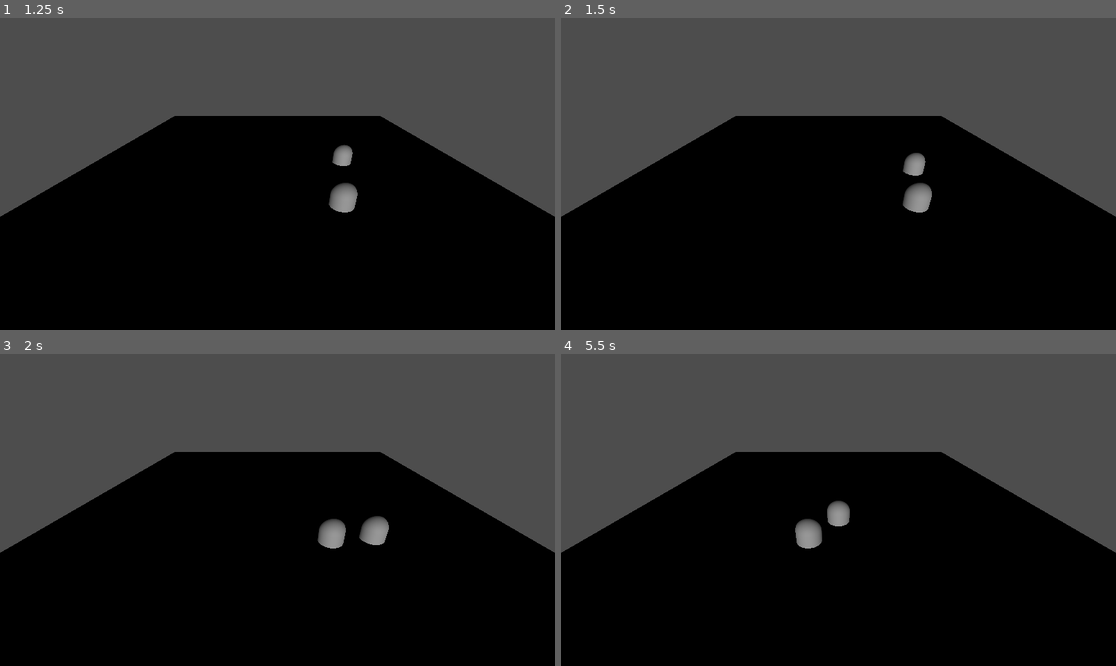
Above: before the commit, frames 1-4 (two rows, left to right).
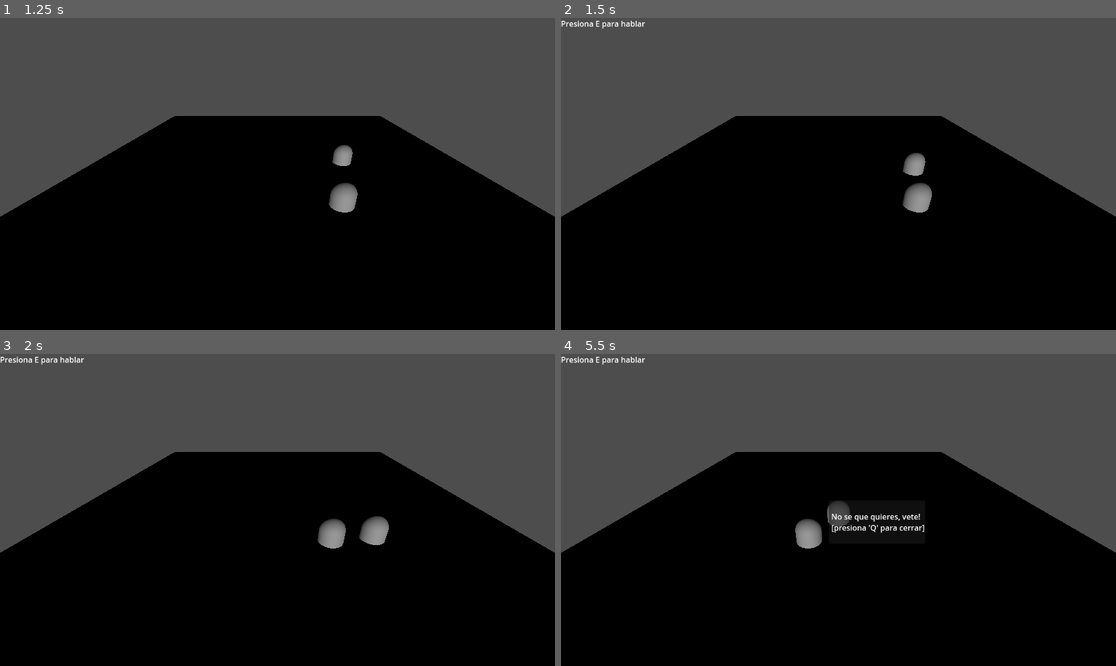
Above: after the commit, the same moments.

Repository: Sanspeen/3d-game-godot
Game: Godot game, scene res://main.tscn
Two runs of this game, one before a commit and one after it. Both use one fixed random seed, a clock stepped at 60 frames per second and the inputs below. The project has no main scene, so this scene is started directly.
Inputs:
- Up to frame 1 (1.25 s): hold Right (ui_right) from 0.53 s (still down); tap Q (close_interact, bound only after the commit) at 0.6 s; tap E (interact, bound only after the commit) at 0.8 s
- Up to frame 2 (1.5 s): release Right (ui_right) at 1.28 s; hold Down (ui_down) from 1.28 s (still down); tap E (interact, bound only after the commit) at 1.35 s
- Up to frame 3 (2 s): keep holding Down (ui_down); tap Q (close_interact, bound only after the commit) at 1.55 s
- Up to frame 4 (5.5 s): tap E (interact, bound only after the commit) at 2, 2.3, 2.85, 3.8, 4.35, 5.3 s; release Down (ui_down) at 2.03 s; hold Right (ui_right) 2.03-2.78 s; tap Q (close_interact, bound only after the commit) at 2.1, 3.05, 3.6, 4.55, 5.1 s; hold Up (ui_up) 2.78-3.53 s; hold Left (ui_left) 3.53-5.03 s; hold Down (ui_down) from 5.03 s (still down)

Frame 1 is identical in both runs. In frame 2, 0.2% of the frame differs, in the area x 0-16%, y 0-4%; in frame 3, 0.2%; in frame 4, 0.8%, in the area x 0-66%, y 0-58%.

Commit message:
feat: Implemented interaction with NPC and close dialog

Diff:
--- /dev/null
+++ b/main.gd
@@ -0,0 +1,22 @@
+extends Node3D
+
+var can_talk = false
+@onready var prompt = $InteractWithNPC/TalkPrompt
+@onready var dialogue_panel = $UI/DialoguePanel
+@onready var dialogue_label = $UI/DialoguePanel/RichTextLabel
+
+
+func _ready():
+	var npc_area = $NPC/Area3D
+	npc_area.connect("player_entered", _on_player_near)
+	npc_area.connect("player_exited", _on_player_leave)
+	dialogue_panel.visible = false
+	prompt.visible = false
+
+func _on_player_near():
+	prompt.visible = true
+	can_talk = true
+
+func _on_player_leave():
+	prompt.visible = false
+	can_talk = false
--- a/main.tscn
+++ b/main.tscn
@@ -1,8 +1,10 @@
-[gd_scene load_steps=10 format=3 uid="uid://slpcglntmrx4"]
+[gd_scene load_steps=13 format=3 uid="uid://slpcglntmrx4"]
 
 [ext_resource type="Script" uid="uid://bdn2pao8jwtxo" path="res://player.gd" id="1_0xm2m"]
+[ext_resource type="Script" uid="uid://d1h0gng0v2wgg" path="res://main.gd" id="1_1bvp3"]
 [ext_resource type="Script" uid="uid://cp2vptvev8aux" path="res://npc.gd" id="2_h2yge"]
 [ext_resource type="Script" uid="uid://cov76khjlnwds" path="res://area_3d.gd" id="3_h2yge"]
+[ext_resource type="Script" uid="uid://dlyavvmftoyll" path="res://talk_area.gd" id="5_lquwl"]
 
 [sub_resource type="PlaneMesh" id="PlaneMesh_7dm0k"]
 
@@ -16,7 +18,10 @@
 
 [sub_resource type="SphereShape3D" id="SphereShape3D_1bvp3"]
 
+[sub_resource type="SphereShape3D" id="SphereShape3D_7mycd"]
+
 [node name="main" type="Node3D"]
+script = ExtResource("1_1bvp3")
 
 [node name="MeshInstance3D" type="MeshInstance3D" parent="."]
 transform = Transform3D(10, 0, 0, 0, 10, 0, 0, 0, 10, 0, 0, 0)
@@ -58,5 +63,45 @@
 transform = Transform3D(5, 0, 0, 0, 5, 0, 0, 0, 5, 0, 0, 0)
 shape = SubResource("SphereShape3D_1bvp3")
 
+[node name="TalkArea" type="Area3D" parent="NPC"]
+script = ExtResource("5_lquwl")
+
+[node name="CollisionShape3D" type="CollisionShape3D" parent="NPC/TalkArea"]
+transform = Transform3D(5, 0, 0, 0, 5, 0, 0, 0, 5, 0, 0, 0)
+shape = SubResource("SphereShape3D_7mycd")
+
+[node name="InteractWithNPC" type="CanvasLayer" parent="."]
+
+[node name="TalkPrompt" type="Label" parent="InteractWithNPC"]
+visible = false
+offset_right = 40.0
+offset_bottom = 23.0
+text = "Presiona E para hablar"
+
+[node name="UI" type="CanvasLayer" parent="."]
+
+[node name="DialoguePanel" type="Panel" parent="UI"]
+visible = false
+anchors_preset = 8
+anchor_left = 0.5
+anchor_top = 0.5
+anchor_right = 0.5
+anchor_bottom = 0.5
+offset_left = -20.0
+offset_top = -20.0
+offset_right = 180.0
+offset_bottom = 70.0
+grow_horizontal = 2
+grow_vertical = 2
+
+[node name="RichTextLabel" type="RichTextLabel" parent="UI/DialoguePanel"]
+layout_mode = 0
+offset_right = 200.0
+offset_bottom = 90.0
+horizontal_alignment = 1
+vertical_alignment = 1
+
 [connection signal="body_entered" from="NPC/Area3D" to="NPC/Area3D" method="_on_body_entered"]
 [connection signal="body_exited" from="NPC/Area3D" to="NPC/Area3D" method="_on_body_exited"]
+[connection signal="body_entered" from="NPC/TalkArea" to="NPC/TalkArea" method="_on_talk_area_body_entered"]
+[connection signal="body_exited" from="NPC/TalkArea" to="NPC/TalkArea" method="_on_talk_area_body_exited"]
--- a/project.godot
+++ b/project.godot
@@ -13,3 +13,16 @@
 config/name="populus-npc-test"
 config/features=PackedStringArray("4.4", "Forward Plus")
 config/icon="res://icon.svg"
+
+[input]
+
+interact={
+"deadzone": 0.2,
+"events": [Object(InputEventKey,"resource_local_to_scene":false,"resource_name":"","device":-1,"window_id":0,"alt_pressed":false,"shift_pressed":false,"ctrl_pressed":false,"meta_pressed":false,"pressed":false,"keycode":0,"physical_keycode":69,"key_label":0,"unicode":101,"location":0,"echo":false,"script":null)
+]
+}
+close_interact={
+"deadzone": 0.2,
+"events": [Object(InputEventKey,"resource_local_to_scene":false,"resource_name":"","device":-1,"window_id":0,"alt_pressed":false,"shift_pressed":false,"ctrl_pressed":false,"meta_pressed":false,"pressed":false,"keycode":0,"physical_keycode":81,"key_label":0,"unicode":113,"location":0,"echo":false,"script":null)
+]
+}
--- /dev/null
+++ b/talk_area.gd
@@ -0,0 +1,38 @@
+extends Area3D
+
+signal player_entered
+signal player_exited
+var player_in_range = false
+
+func _on_talk_area_body_entered(body: Node3D) -> void:
+	if body.name == "Player":
+		player_in_range = true
+
+
+func _on_talk_area_body_exited(body: Node3D) -> void:
+	if body.name == "Player":
+		player_in_range = false
+
+var dialogue_open = false
+
+func start_dialogue():
+	dialogue_open = true
+	# Detener movimiento del NPC (si aplica)
+	if has_node("NavigationAgent3D"):
+		$NavigationAgent3D.set_velocity(Vector3.ZERO)
+
+	# Mostrar diálogo
+	var dialogue = get_tree().root.get_node("main/UI/DialoguePanel")
+	dialogue.visible = true
+	dialogue.get_node("RichTextLabel").text = "No se que quieres, vete! \n [presiona 'Q' para cerrar]"
+
+func end_dialogue():
+	dialogue_open = false
+	var dialogue = get_tree().root.get_node("main/UI/DialoguePanel")
+	dialogue.visible = false
+
+func _process(delta):
+	if player_in_range and Input.is_action_just_pressed("interact"):
+		start_dialogue()
+	elif Input.is_action_just_pressed("close_interact") and dialogue_open:
+		end_dialogue()
Not shown, added: main.gd.uid
Not shown, added: talk_area.gd.uid
